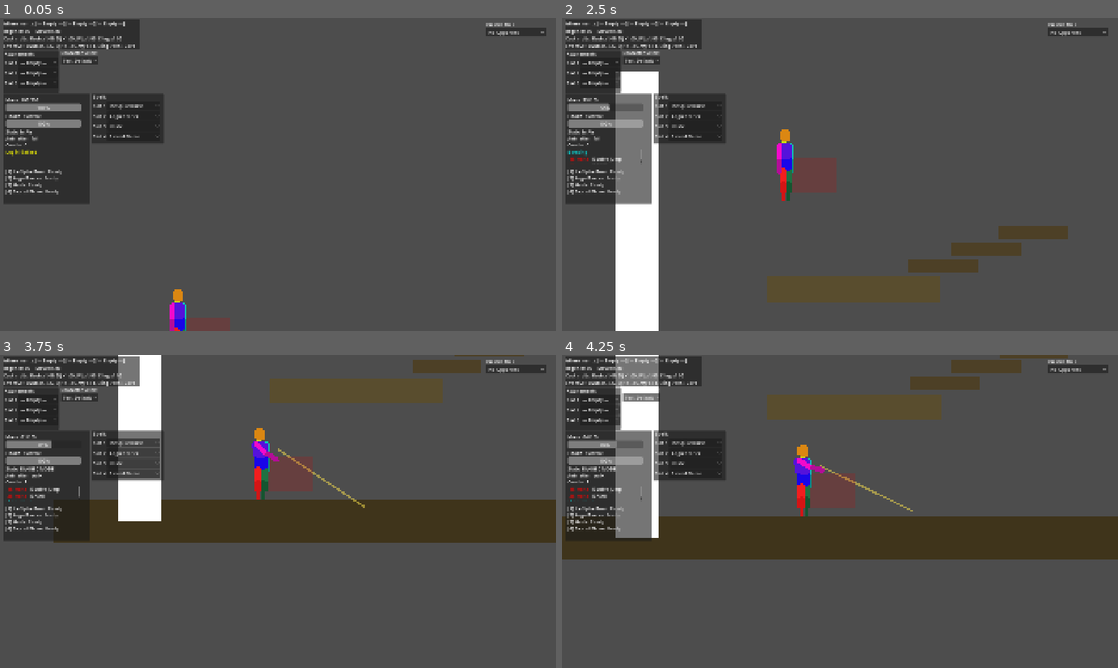
Above: before the commit, frames 1-4 (two rows, left to right).
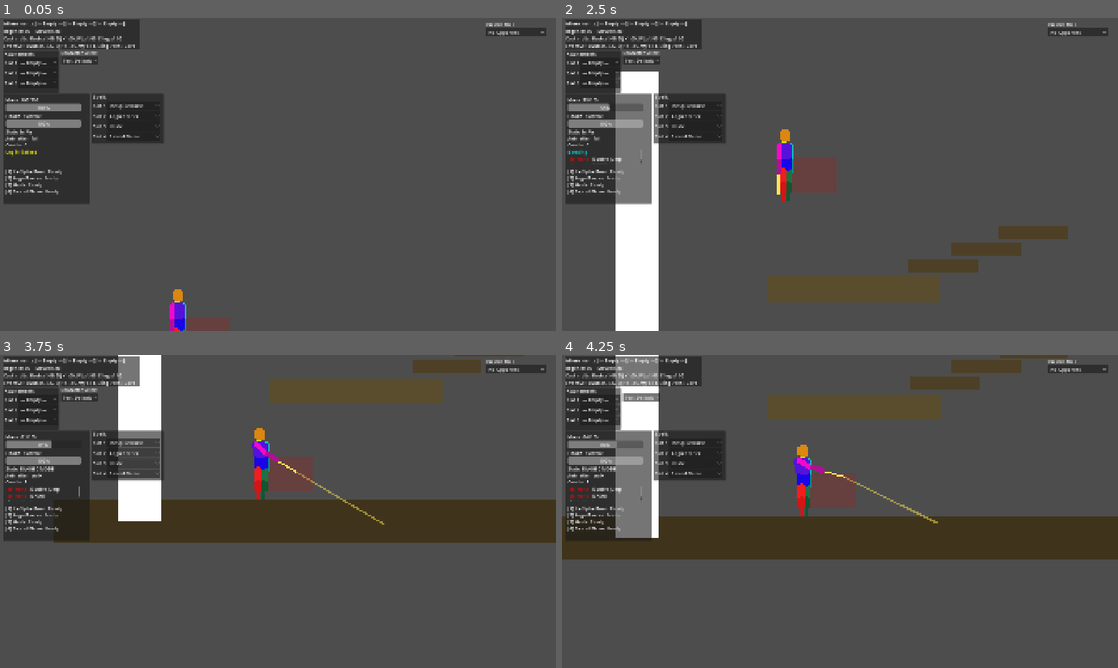
Above: after the commit, the same moments.

Repository: Korasyl/ManaBrawl
Game: Godot game, scene res://scenes/test_environment/test_environment.tscn
Two runs of this game, one before a commit and one after it. Both use one fixed random seed, a clock stepped at 60 frames per second and the inputs below.
Inputs (mouse positions are in pixels of both pictures, inside the frame that each line leads up to):
- Up to frame 1 (0.05 s): no input
- Up to frame 2 (2.5 s): move the mouse to (962, 158) at 0.52 s; hold Alt (block) 0.53-1.28 s; hold D (move_right) 0.53-2.03 s; tap W (jump) at 0.77, 1.52 s; move the mouse to (728, 190) at 1.27 s; tap S (crouch) at 1.35 s; move the mouse to (895, 105) at 2.02 s; hold A (move_left) from 2.03 s (still down); tap Space (dash) at 2.1 s
- Up to frame 3 (3.75 s): move the mouse to (250, 574) at 2.77 s; release A (move_left) at 2.78 s; hold D (move_right) from 2.78 s (still down); click (250, 574) at 2.85 s; tap W (jump) at 3.02 s; move the mouse to (444, 558) at 3.52 s; hold Right mouse button (ranged_mode) from 3.53 s (still down)
- Up to frame 4 (4.25 s): keep holding D (move_right); keep holding Right mouse button (ranged_mode); tap W (jump) at 3.77 s

Frame 1 is identical in both runs. In frame 2, less than 0.1% of the frame differs, in the area x 38-40%, y 50-57%; in frame 3, 0.2%, in the area x 50-70%, y 29-55%; in frame 4, less than 0.1%.

Commit message:
Weapon Rotation Implemented

Diff:
--- a/characters/player.gd
+++ b/characters/player.gd
@@ -242,6 +242,11 @@
 			crayola_rig.queue_free()
 		crayola_rig = stats.rig_scene.instantiate()
 		add_child(crayola_rig)
+
+	# Rig instance changed: force weapon pose re-application on the next arm update.
+	# Without this, pose-change caching can skip apply_weapon_state() for the new rig,
+	# causing held weapons (like the wand) to never attach.
+	_current_weapon_pose = null
 
 	# Connect rig signals
 	if crayola_rig:
--- a/characters/rigs/crayola_default_rig.tscn
+++ b/characters/rigs/crayola_default_rig.tscn
@@ -101,7 +101,7 @@
 centered = false
 
 [node name="FrontHandWeaponAnchor" type="Node2D" parent="StomachPivot/ChestPivot/FrontArmPivot/FrontForearmPivot" unique_id=2050008751]
-position = Vector2(0, 8)
+position = Vector2(0.3, 8)
 
 [node name="BackArmPivot" type="Node2D" parent="StomachPivot/ChestPivot" unique_id=581286312]
 position = Vector2(2, -8)
--- a/characters/weapons/crayola_wand.tscn
+++ b/characters/weapons/crayola_wand.tscn
@@ -1,7 +1,6 @@
-[gd_scene load_steps=4 format=3]
+[gd_scene format=3 uid="uid://drsuy7o5ivfri"]
 
-[ext_resource type="Script" path="res://scripts/visuals/weapon_sprite.gd" id="1_ws"]
-[ext_resource type="Texture2D" path="res://sprites/crayola/bodyparts/Crayola_Front_Hand.png" id="2_tex"]
+[ext_resource type="Script" uid="uid://ckwu13mmody25" path="res://scripts/visuals/weapon_sprite.gd" id="1_ws"]
 
 [sub_resource type="Animation" id="Animation_idle"]
 resource_name = "idle"
@@ -13,36 +12,30 @@
 &"idle": SubResource("Animation_idle")
 }
 
-[node name="CrayolaWand" type="Node2D"]
+[node name="CrayolaWand" type="Node2D" unique_id=684799972]
 script = ExtResource("1_ws")
 idle_animation = &"idle"
+hand_rotation_offset_degrees = 180.0
 
-[node name="Sprite2D" type="Sprite2D" parent="."]
-texture = ExtResource("2_tex")
-offset = Vector2(0, -20)
-z_index = 0
-modulate = Color(1, 0.85, 0.25, 1)
+[node name="MuzzlePoint" type="Marker2D" parent="." unique_id=1928127544]
+position = Vector2(0, -13)
 
-[node name="MuzzlePoint" type="Marker2D" parent="."]
-position = Vector2(0, -34)
+[node name="EffectAnchor" type="Marker2D" parent="." unique_id=725991383]
+position = Vector2(0, -11)
 
-[node name="EffectAnchor" type="Marker2D" parent="."]
-position = Vector2(0, -30)
+[node name="TrailOrigin" type="Marker2D" parent="." unique_id=1605625421]
+position = Vector2(0, -12)
 
-[node name="TrailOrigin" type="Marker2D" parent="."]
-position = Vector2(0, -30)
+[node name="ImpactPoint" type="Marker2D" parent="." unique_id=1995239635]
+position = Vector2(0, -3)
 
-[node name="ImpactPoint" type="Marker2D" parent="."]
-position = Vector2(0, -14)
-
-[node name="WandSilhouette" type="Line2D" parent="."]
-position = Vector2(0, -4)
+[node name="WandSilhouette" type="Line2D" parent="." unique_id=2119914507]
+z_index = -1
+position = Vector2(0, -2)
+scale = Vector2(0.33333334, 0.4117647)
+points = PackedVector2Array(0, 0, 0, -28)
 width = 3.0
 default_color = Color(1, 0.9, 0.35, 1)
-points = PackedVector2Array(0, 0, 0, -28)
-z_index = -1
 
-[node name="AnimationPlayer" type="AnimationPlayer" parent="."]
-libraries = {
-&"": SubResource("AnimationLibrary_1")
-}
+[node name="AnimationPlayer" type="AnimationPlayer" parent="." unique_id=949129682]
+libraries/ = SubResource("AnimationLibrary_1")
--- a/scripts/visuals/crayola_rig.gd
+++ b/scripts/visuals/crayola_rig.gd
@@ -572,6 +572,10 @@
 		_:
 			pass
 
+	if _current_weapon_node is WeaponSprite:
+		var ws := _current_weapon_node as WeaponSprite
+		_current_weapon_node.global_rotation += deg_to_rad(ws.hand_rotation_offset_degrees)
+
 # ---- Utility ----
 
 func _apply_pixel_settings(root: Node) -> void:
--- a/scripts/visuals/weapon_sprite.gd
+++ b/scripts/visuals/weapon_sprite.gd
@@ -78,6 +78,10 @@
 ## Whether the weapon sprite should flip when the character faces left.
 ## Usually false because the rig's scale.x flip handles this.
 @export var flip_with_facing: bool = false
+
+## Per-weapon rotation correction (degrees) applied after hand/anchor rotation sync.
+## Use this when a weapon's authored forward axis differs from the rig convention.
+@export var hand_rotation_offset_degrees: float = 0.0
 
 func _ready() -> void:
 	# Resolve marker paths
Not shown, changed: update.patch
